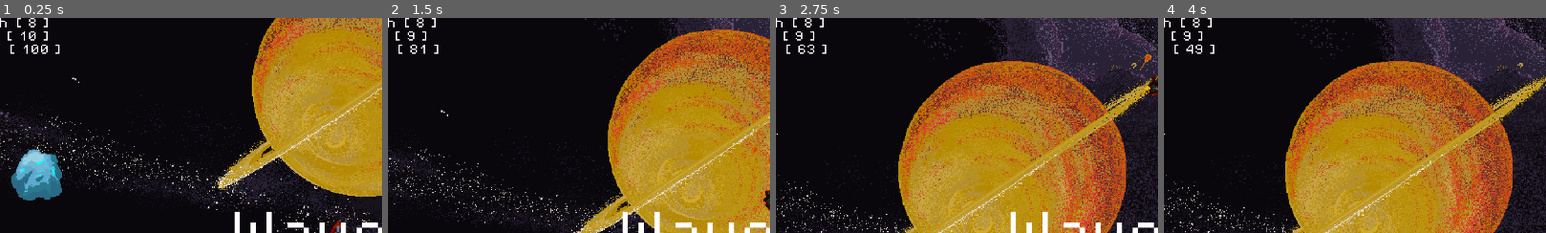
Above: before the commit, frames 1-4 (left to right).
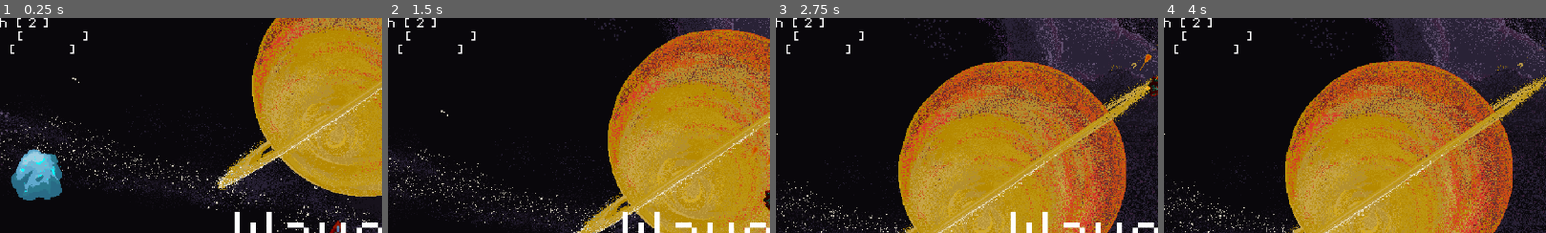
Above: after the commit, the same moments.

Repository: rylanharwood2/Adrift
Game: Godot game, scene res://scenes/game.tscn
Same seed, same stepped clock (60 frames per second), same inputs: the game is played once before the commit and once after it.
Inputs:
- Up to frame 1 (0.25 s): no input
- Up to frame 2 (1.5 s): tap Enter at 0.5 s; hold D (move_right) 0.53-1.28 s; hold Alt (boost) 0.53-1.28 s; tap Space (shoot) at 0.8, 1.35 s; hold Left (move_left) from 1.28 s (still down)
- Up to frame 3 (2.75 s): tap Alt (boost) at 1.55 s; release Left (move_left) at 2.03 s; hold D (move_right) from 2.03 s (still down); hold Alt (boost) from 2.03 s (still down); tap Space (shoot) at 2.3 s
- Up to frame 4 (4 s): release D (move_right) at 2.78 s; release Alt (boost) at 2.78 s; hold W (move_up) 2.78-3.53 s; tap Space (shoot) at 2.85, 3.8 s; tap Alt (boost) at 3.05 s; hold Left (move_left) from 3.53 s (still down); hold Alt (boost) from 3.53 s (still down)
The pictures show only the part of the screen within x 6-56%, y 0-50%; the shares and areas given below are measured in that part.

The runs differ from the first frame. In frame 1, 0.5% of the frame differs, in the area x 2-23%, y 1-17%; in frame 2, 0.3%; in frame 3, 0.4%; in frame 4, 0.4%.

Commit message:
rearranging player script for readability

Diff:
--- a/default_bus_layout.tres
+++ b/default_bus_layout.tres
@@ -6,7 +6,7 @@
 bus/1/solo = false
 bus/1/mute = false
 bus/1/bypass_fx = false
-bus/1/volume_db = 0.0694828
+bus/1/volume_db = -13.5101
 bus/1/send = &"Master"
 bus/2/name = &"SFX"
 bus/2/solo = false
--- a/scripts/game.gd
+++ b/scripts/game.gd
@@ -118,13 +118,14 @@
 
 # Called every frame. 'delta' is the elapsed time since the previous frame.
 func _process(_delta: float) -> void:
-	if %Player.health != current_player_health:
-		current_player_health = %Player.health
-		$HUD.update_health(%Player.health)
-	if %Player.ammo != current_player_ammo:
-		current_player_ammo = %Player.ammo
-		$HUD.update_ammo(%Player.ammo)
-	$HUD.update_boost_meter()
+	pass
+	#if %Player.health != current_player_health:
+	#	current_player_health = %Player.health
+	#	$HUD.update_health(%Player.health)
+	#if %Player.ammo != current_player_ammo:
+	#	current_player_ammo = %Player.ammo
+	#	$HUD.update_ammo(%Player.ammo)
+	#$HUD.update_boost_meter()
 
 
 func _on_player_dead() -> void:
--- a/scripts/player.gd
+++ b/scripts/player.gd
@@ -7,9 +7,9 @@
 
 # TODO universal random number seed?
 var rng = RandomNumberGenerator.new()
-signal health_changed
+signal health_changed(new_health)
 
-@export var health: int = 8
+@export var health: int = 2
 @export var max_health: int = 50
 @export var ammo_cap: int = 10
 @export var ammo: int = 10
@@ -37,72 +37,17 @@
 
 var scene = preload("res://scenes/bullet.tscn")
 
-## Weapon Mechanics
-func shoot(_bullet_typey):
-	var bullet = scene.instantiate()
-	$shoot_sound.set_pitch_scale(rng.randf_range(0.95, 1.25))
-	$shoot_sound.play()
-	owner.add_child(bullet)
-	bullet.transform = $muzzle.global_transform
-	ammo -= 1
-
-
-func reload():
-	if ammo < ammo_cap:
-		$reload_timer.start()
-
-func flash():
-	$AnimatedSprite2D.material.set_shader_parameter("flash_modifier", 0.8)
-	$flash_timer.start()
-
-# boooooooooost
-func boost() -> void:
-	if boost_meter > 0:
-		velocity += (rotation_direction * boost_acceleration)
-		boost_meter -= 0.4
-	if (velocity.length() > max_speed):
-		velocity = velocity.normalized() * max_speed
-
-func play_tilting_animation() -> void:
-	var tilting_direction = Input.get_axis("move_left", "move_right")
-	if tilting_direction == 1 and !is_tilting:
-		$AnimatedSprite2D.play("tilt_right")
-		is_tilting = true
-	elif tilting_direction == -1 and !is_tilting:
-		$AnimatedSprite2D.play("tilt_left")
-		is_tilting = true
-	if tilting_direction == 0:
-		$AnimatedSprite2D.play("idle")
-		is_tilting = false
-
-func play_flame_amimation() -> void:
-	# TODO make flame_on_counter / idle_counter into one variable
-	var flame_on = Input.is_action_pressed("move_up") or Input.is_action_pressed("boost") # FLAME ON!
-	if flame_on and flame_on_counter == 0:
-		$flame_on.play("flame_on")
-		flame_on_counter += 1
-		idle_couter = 0
-	if !flame_on and idle_couter == 0:
-		$flame_on.play("idle")
-		flame_on_counter = 0
-		idle_couter += 1
 
 func _on_ready() -> void:
 	$ship_startup.play()
 	$invulnerability_frames.start()
 
-
 # Control Loop
 func _physics_process(delta: float) -> void:
-	update_health_changed() # TODO comically this is still prolly wrong, the enemy should send a signal
+	update_health_changed(health) # TODO comically this is still prolly wrong, the enemy should send a signal
 	# that updates the players health instead of running this check every frame
 
-	if Input.is_action_just_pressed("shoot"):
-		if (ammo > 0):
-			shoot("")
-
-	if $reload_timer.is_stopped() and ammo < ammo_cap:
-		reload()
+	process_loop_detect_shoot()
 
 	var forward_input = Input.is_action_pressed("move_up")
 	var boost_input = Input.is_action_pressed("boost")
@@ -144,6 +89,78 @@
 
 	move_and_slide()
 
+
+## Weapon Mechanics
+func shoot(_bullet_typey):
+	var bullet = scene.instantiate()
+	$shoot_sound.set_pitch_scale(rng.randf_range(0.95, 1.25))
+	$shoot_sound.play()
+	owner.add_child(bullet)
+	bullet.transform = $muzzle.global_transform
+	ammo -= 1
+
+func process_loop_detect_shoot():
+	if Input.is_action_just_pressed("shoot"):
+		if (ammo > 0):
+			shoot("")
+
+	if $reload_timer.is_stopped() and ammo < ammo_cap:
+		reload()
+
+func reload():
+	if ammo < ammo_cap:
+		$reload_timer.start()
+
+func _on_reload_timer_timeout() -> void:
+	ammo += 1
+
+
+# flash on damage received
+func flash():
+	$AnimatedSprite2D.material.set_shader_parameter("flash_modifier", 0.8)
+	$flash_timer.start()
+
+func _on_flash_timer_timeout() -> void:
+	$AnimatedSprite2D.material.set_shader_parameter("flash_modifier", 0)
+
+
+# boooooooooost
+func boost() -> void:
+	if boost_meter > 0:
+		velocity += (rotation_direction * boost_acceleration)
+		boost_meter -= 0.4
+	if (velocity.length() > max_speed):
+		velocity = velocity.normalized() * max_speed
+
+func _on_boost_cooldown_timer_timeout() -> void:
+	is_boost_recharging = true
+
+func play_tilting_animation() -> void:
+	var tilting_direction = Input.get_axis("move_left", "move_right")
+	if tilting_direction == 1 and !is_tilting:
+		$AnimatedSprite2D.play("tilt_right")
+		is_tilting = true
+	elif tilting_direction == -1 and !is_tilting:
+		$AnimatedSprite2D.play("tilt_left")
+		is_tilting = true
+	if tilting_direction == 0:
+		$AnimatedSprite2D.play("idle")
+		is_tilting = false
+
+func play_flame_amimation() -> void:
+	# TODO make flame_on_counter / idle_counter into one variable
+	var flame_on = Input.is_action_pressed("move_up") or Input.is_action_pressed("boost") # FLAME ON!
+	if flame_on and flame_on_counter == 0:
+		$flame_on.play("flame_on")
+		flame_on_counter += 1
+		idle_couter = 0
+	if !flame_on and idle_couter == 0:
+		$flame_on.play("idle")
+		flame_on_counter = 0
+		idle_couter += 1
+
+
+# detect collisions
 func _on_enemy_detector_body_entered(body: Node2D) -> void:
 	# TODO allow them to hit you again if they are still attached
 	if ($invulnerability_frames.is_stopped() and body.is_in_group("enemies")):
@@ -154,7 +171,7 @@
 
 		if health <= 0:
 			dead.emit()
-			queue_free()
+			#queue_free()
 
 	if (body.is_in_group("healthpack")):
 		healthpack_captured.emit()
@@ -164,16 +181,7 @@
 func active_ice_powerup() -> void:
 	print("moan")
 
-func update_health_changed():
-
+func update_health_changed(updated_health):
+	# check if current UI stored health is different from true health
 	# if health_now != health_before:
-	health_changed.emit()
-
-func _on_flash_timer_timeout() -> void:
-	$AnimatedSprite2D.material.set_shader_parameter("flash_modifier", 0)
-
-func _on_reload_timer_timeout() -> void:
-	ammo += 1
-
-func _on_boost_cooldown_timer_timeout() -> void:
-	is_boost_recharging = true
+	health_changed.emit(updated_health)
Not shown, added: assets/sfx/Game music 2.m4a
Not shown, added: assets/sprites/enemies/Game music 2.m4a
